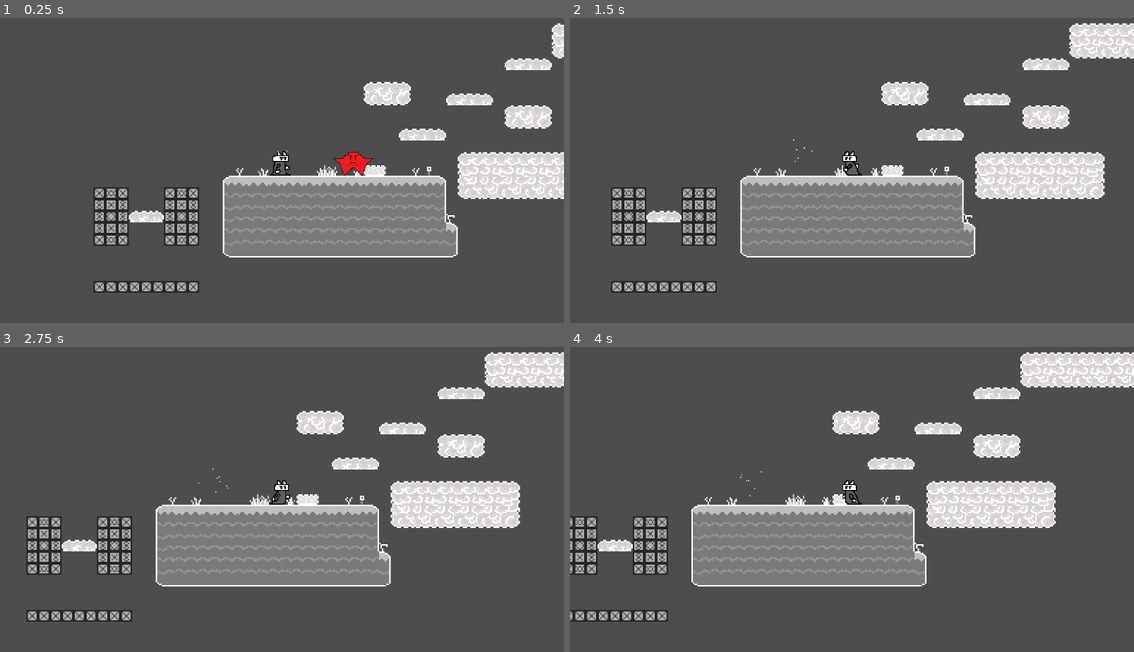
Above: before the commit, frames 1-4 (two rows, left to right).
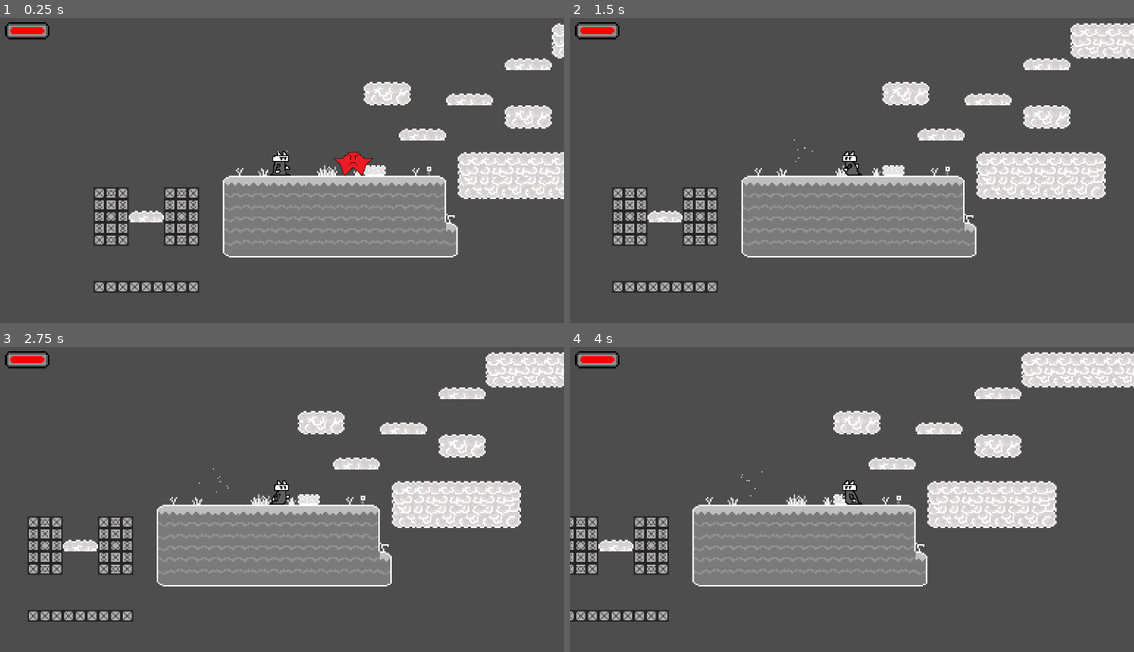
Above: after the commit, the same moments.

Repository: MidnightWolfe/Github-Game-Jam-2024
Game: Godot game, scene res://node_2d.tscn
The game is run twice, just before and just after one commit, with the same random seed, the same clock (stepped at 60 frames per second) and the same inputs.
Inputs:
- Up to frame 1 (0.25 s): no input
- Up to frame 2 (1.5 s): tap Enter (enter) at 0.5 s; hold D (right) 0.53-1.28 s; tap 1 (1) at 0.6 s; tap 2 (2) at 0.8, 1.35 s; hold A (left) from 1.28 s (still down)
- Up to frame 3 (2.75 s): tap 3 (3) at 1.55, 2.1 s; release A (left) at 2.03 s; hold D (right) from 2.03 s (still down); tap 1 (1) at 2.3 s
- Up to frame 4 (4 s): tap 1 (1) at 2.85 s; tap 2 (2) at 3.05, 3.6 s; release D (right) at 3.53 s; hold A (left) from 3.53 s (still down); tap 3 (3) at 3.8 s

The runs differ from the first frame. In frame 1, 0.3% of the frame differs, in the area x 0-9%, y 1-8%; in frame 2, 3.7%; in frame 3, 3.8%, in the area x 0-100%, y 1-91%; in frame 4, 3.8%.

Commit message:
Added health bar for player, and death scene restart

Diff:
--- a/gamejam/enemy.gd
+++ b/gamejam/enemy.gd
@@ -22,7 +22,7 @@
 	if health <= 0:
 		IsEnemyAlive = false
 		health = 0
-		print("Enemy has been unalived")
+		print("Enemy has been killed")
 		self.queue_free() #This makes the enemy disappear - there are currently no (death) animations
 
 ## This is currently used to determine if the enemy is in the player hitbox
--- a/gamejam/node_2d.tscn
+++ b/gamejam/node_2d.tscn
@@ -6,6 +6,9 @@
 [ext_resource type="Texture2D" uid="uid://6tjl30r7ycoi" path="res://Sprites/GreyBGPlants.png" id="4_k5o81"]
 [ext_resource type="PackedScene" uid="uid://bmebq4x1bgoi4" path="res://player.tscn" id="5_oddco"]
 [ext_resource type="PackedScene" uid="uid://bm76in6mxgs34" path="res://red_enemy.tscn" id="6_gypb1"]
+[ext_resource type="Script" path="res://player_health_bar.gd" id="7_ojpul"]
+[ext_resource type="Texture2D" uid="uid://cwm1sk52d26rk" path="res://Sprites/health back.png" id="8_p31ef"]
+[ext_resource type="Texture2D" uid="uid://bmkopq48eahae" path="res://Sprites/health front.png" id="9_5uxbn"]
 
 [sub_resource type="TileSetAtlasSource" id="TileSetAtlasSource_nqiri"]
 resource_name = "Grey Grass"
@@ -228,3 +231,27 @@
 libraries = {
 "": SubResource("AnimationLibrary_imlir")
 }
+
+[node name="CanvasLayer" type="CanvasLayer" parent="."]
+
+[node name="PlayerHealthBar" type="ProgressBar" parent="CanvasLayer"]
+visible = false
+offset_right = 158.0
+offset_bottom = 27.0
+max_value = 30.0
+value = 30.0
+
+[node name="TextureProgressBar" type="TextureProgressBar" parent="CanvasLayer" node_paths=PackedStringArray("player")]
+offset_right = 32.0
+offset_bottom = 32.0
+scale = Vector2(3.5, 3.5)
+max_value = 30.0
+value = 30.0
+stretch_margin_left = 4
+stretch_margin_top = 4
+stretch_margin_right = 4
+stretch_margin_bottom = 4
+texture_under = ExtResource("8_p31ef")
+texture_progress = ExtResource("9_5uxbn")
+script = ExtResource("7_ojpul")
+player = NodePath("../../Player")
--- a/gamejam/player.gd
+++ b/gamejam/player.gd
@@ -1,5 +1,10 @@
 extends CharacterBody2D
 ###Global variables
+
+class_name Player
+
+signal healthChanged
+
 @export var speed = 200
 
 ##Basic jump / gravity variables
@@ -24,7 +29,11 @@
 ##Player Attack/HitBox
 var enemyInAttackRange = false
 var enemyAttackCooldown = true
-var health = 10  #Player currently has 10 hit points (HP)
+#@export var health = 30
+
+@export var maxHealth = 30  #Player currently has 30 hit points (HP)
+@onready var currentHealth: int = maxHealth #Tracking the current health of the player
+
 var IsPlayerAlive = true
 
 var lastDirection = 1
@@ -33,11 +42,12 @@
 	get_input()
 	move_and_slide()
 	enemy_attack()
-	if health <= 0:
+	if currentHealth <= 0: #Current Health
 		IsPlayerAlive = false
-		health = 0
-		print("Player has been unalived")
-		self.queue_free() #This makes the player disappear - this needs to be changed so that the player respawns after death
+		currentHealth = 0 #Current health
+		print("Player has been killed")
+		#self.queue_free()#This makes the player disappear - this needs to be changed so that the player respawns after death
+		get_tree().reload_current_scene() #This restarts the scene upon player death
 
 ##Function to get player inputs
 func get_input():
@@ -158,11 +168,13 @@
 #This is set up so that when the enemy touches the player, the player is "attacked".
 func enemy_attack():
 	if enemyInAttackRange and enemyAttackCooldown == true:
-		health = health - 1
+		currentHealth = currentHealth - 5 #Enemy damage
+		healthChanged.emit()
 		enemyAttackCooldown = false
 		$Attack_Cooldown_Timer.start()
 		print("Player took -1 damage")
-		print(health)
+		print(currentHealth)
+
 
 func _on_attack_cooldown_timer_timeout() -> void:
 	enemyAttackCooldown = true
--- a/gamejam/player.tscn
+++ b/gamejam/player.tscn
@@ -128,10 +128,10 @@
 }]
 
 [sub_resource type="RectangleShape2D" id="RectangleShape2D_imm38"]
-size = Vector2(19.5, 18.3334)
+size = Vector2(15.3333, 17)
 
 [sub_resource type="CircleShape2D" id="CircleShape2D_gqfqa"]
-radius = 31.0161
+radius = 26.0
 
 [node name="Player" type="CharacterBody2D"]
 script = ExtResource("1_0hlg0")
@@ -148,7 +148,7 @@
 texture = ExtResource("2_t0ey0")
 
 [node name="CollisionShape2D" type="CollisionShape2D" parent="."]
-position = Vector2(-3.25, -5.50003)
+position = Vector2(-3, -3.49996)
 scale = Vector2(3, 3)
 shape = SubResource("RectangleShape2D_imm38")
 
--- /dev/null
+++ b/gamejam/player_health_bar.gd
@@ -0,0 +1,15 @@
+extends TextureProgressBar
+
+@export var player: Player
+
+func _ready():
+	player.healthChanged.connect(update_health)
+	update_health()
+
+
+func update_health():
+	value = player.currentHealth
+	##Testing things
+	#print("This is the value of the health bar")
+	#print(value)
+	pass
--- a/gamejam/red_enemy.tscn
+++ b/gamejam/red_enemy.tscn
@@ -4,10 +4,10 @@
 [ext_resource type="Script" path="res://enemy.gd" id="1_ddthi"]
 
 [sub_resource type="RectangleShape2D" id="RectangleShape2D_vl32j"]
-size = Vector2(94, 48)
+size = Vector2(94, 49)
 
 [sub_resource type="RectangleShape2D" id="RectangleShape2D_8aop0"]
-size = Vector2(84, 48)
+size = Vector2(84, 49)
 
 [node name="Enemy" type="CharacterBody2D"]
 script = ExtResource("1_ddthi")
@@ -20,10 +20,11 @@
 collision_layer = 2
 
 [node name="HitBox_Area" type="CollisionShape2D" parent="Enemy_HitBox"]
-position = Vector2(1, 0)
+position = Vector2(1, -0.5)
 shape = SubResource("RectangleShape2D_vl32j")
 
 [node name="Stage_Dectection_Area" type="CollisionShape2D" parent="."]
+position = Vector2(0, -0.5)
 shape = SubResource("RectangleShape2D_8aop0")
 
 [node name="Attack_Cooldown_Timer" type="Timer" parent="."]
Binary file added: gamejam/Sprites/health back.png
Not shown, added: gamejam/Sprites/health back.png.import
Binary file added: gamejam/Sprites/health front.png
Not shown, added: gamejam/Sprites/health front.png.import
Not shown: 1 places in gamejam/node_2d.tscn that only renumber resources
